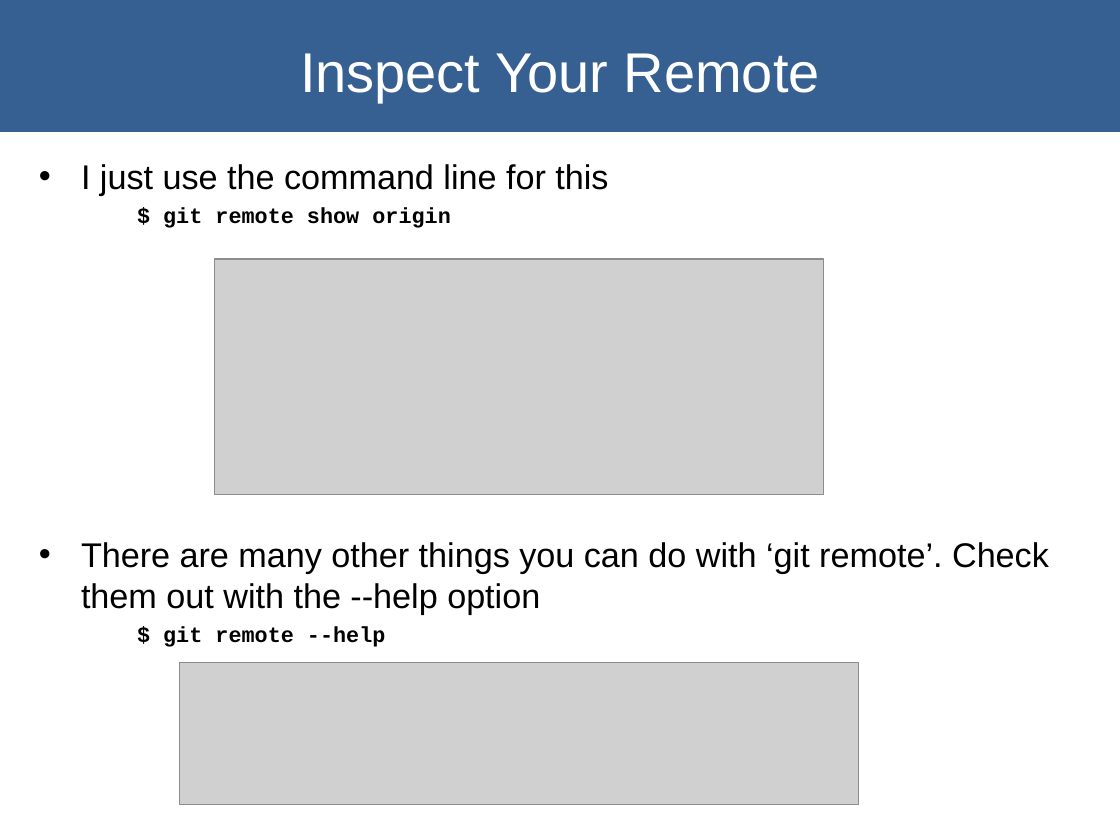
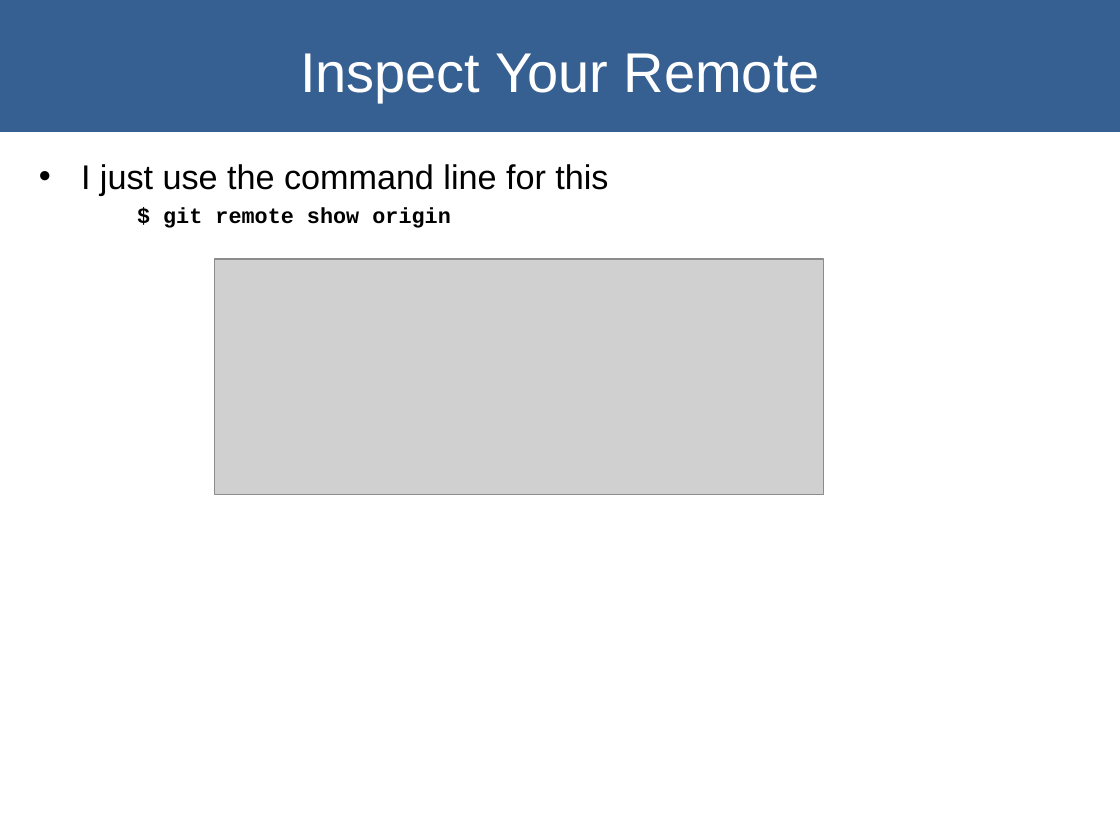
Before and after one commit to lizziel/git_presentation, a slide deck: slide 16 of git_presentation_GSF_26Apr2018.ppt (slide 15 before the commit). Drawn at 1120x840 pixels with LibreOffice and Linux fonts; fonts in the diff are those of the drawing; grey boxes stand for pictures. Boxes give left, top, right and bottom in pixels: in the first picture for what was removed or moved away, otherwise in the second. Text is boxed around its words. In the diff, an @@ line names an element or a change of style, - is before the commit and + after.

```diff
--- a/git_presentation_GSF_26Apr2018.ppt
+++ b/git_presentation_GSF_26Apr2018.ppt
@@ text at (81,542,1049,647): paragraphs removed @@
-• There are many other things you can do with ‘git remote’. Check them out with the --help option
-    $ git remote --help
@@ picture removed at (179,663,859,805) @@
```
Also in this commit, not shown: 5 other slides changed, 2 slides added.
